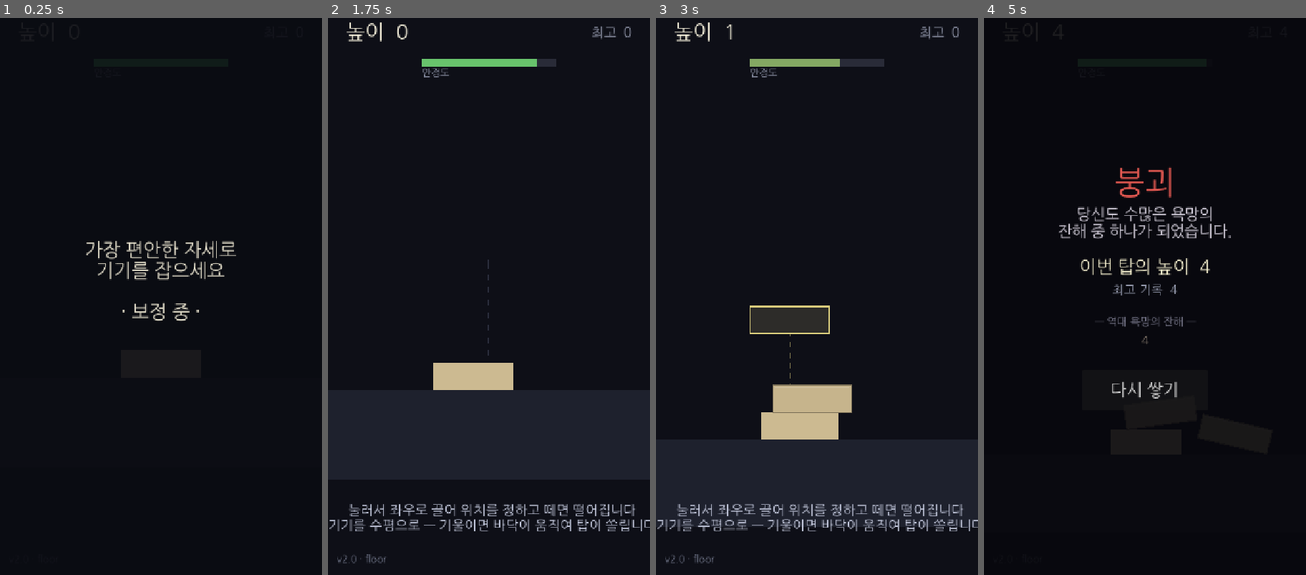
Above: before the commit, frames 1-4 (left to right).
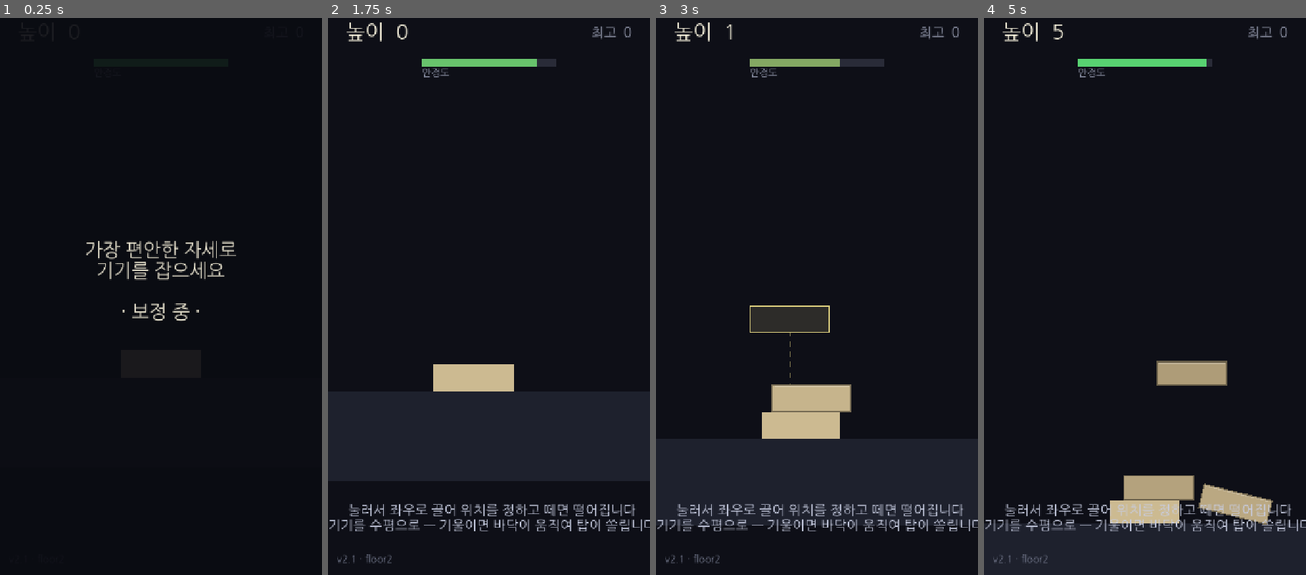
Above: after the commit, the same moments.

Repository: jungrok5/babel-tower
Game: Godot game, scene res://scenes/Main.tscn
Two runs of this game, one before a commit and one after it. Both use one fixed random seed, a clock stepped at 60 frames per second and the inputs below.
Inputs (mouse positions are in pixels of both pictures, inside the frame that each line leads up to):
- Up to frame 1 (0.25 s): no input
- Up to frame 2 (1.75 s): tap Enter at 0.5 s; move the mouse to (559, 257) at 0.52 s; click (559, 257) at 0.67 s; tap Space at 0.77, 1.25 s; drag from (424, 318) to (472, 402) at 1.27 s
- Up to frame 3 (3 s): move the mouse to (849, 162) at 2.02 s; click (849, 162) at 2.17 s; drag from (800, 402) to (720, 201) at 2.77 s
- Up to frame 4 (5 s): move the mouse to (1241, 374) at 3.52 s; click (1241, 374) at 3.67 s; tap Space at 3.77 s; drag from (1048, 201) to (1096, 146) at 4.27 s

The runs differ from the first frame. In frame 2, 0.2% of the frame differs, in the area x 7-58%, y 43-98%; in frame 3, 0.5%; in frame 4, 17%, in the area x 0-100%, y 0-100%.

Commit message:
fix(v2.1): remove sensor-driven camera shake (up/down tremble) + grippier floor
- 위아래 떨림의 진짜 원인: Motion.get_shake()에 반응하던 카메라 셰이크(화면 offset
  x·y 랜덤). 폰을 움직이면 화면 전체가 상하좌우로 흔들렸다. 붕괴 순간에만 셰이크하도록.
- 블록 마찰 0.6→1.0: 바닥을 살살 움직이면 탑이 따라오고(안 미끄러짐), 급하게
  움직여야 관성으로 무너지게.
- 테스트: x뿐 아니라 y 떨림도 측정하도록 개선.

Co-Authored-By: Claude Opus 4.8 <noreply@anthropic.com>
Claude-Session: https://claude.ai/code/session_01Jx8xk1vyhwdsC6SaQay3dQ

Diff:
--- a/scripts/block.gd
+++ b/scripts/block.gd
@@ -21,8 +21,9 @@
 	add_child(cs)
 
 	var mat := PhysicsMaterial.new()
-	# 마찰을 낮춰 기울일 때 스택이 '스르륵' 쏠려 보이게 한다(너무 높으면 뻣뻣하다 갑자기 붕괴).
-	mat.friction = 0.6
+	# 마찰을 높여 바닥을 살살 움직이면 탑이 함께 따라오고(안 미끄러짐),
+	# 급하게 움직여야 관성으로 뒤처져 무너지게 한다.
+	mat.friction = 1.0
 	mat.bounce = 0.0
 	physics_material_override = mat
 
--- a/scripts/main.gd
+++ b/scripts/main.gd
@@ -7,7 +7,7 @@
 enum State { CALIB, READY, OVER }
 
 ## 화면에 표시되는 빌드 버전 — 캐시된 옛 빌드인지 확인용. 변경 시마다 올린다.
-const GAME_VERSION := "v2.0 · floor"
+const GAME_VERSION := "v2.1 · floor2"
 
 const BASE_X := 360.0
 const GROUND_TOP_Y := 1050.0
@@ -321,11 +321,10 @@
 	var z := clampf(1.0 - float(score) * 0.03, 0.42, 1.0)
 	cam.zoom = cam.zoom.lerp(Vector2(z, z), 0.05)
 
-	# 흔들림/붕괴 카메라 셰이크
+	# 카메라 셰이크는 '붕괴 순간'에만. (예전엔 센서 움직임에 반응해 화면이 위아래로
+	# 떨렸는데 그게 위아래 떨림의 원인이었다 — 제거)
 	go_shake = maxf(0.0, go_shake - delta * 45.0)
-	var amp := Motion.get_shake() * 12.0 + go_shake
-	if state == State.CALIB:
-		amp = 0.0
+	var amp := go_shake
 	cam.offset = Vector2(randf_range(-amp, amp), randf_range(-amp, amp))
 
 
--- a/test/stack_test.gd
+++ b/test/stack_test.gd
@@ -17,12 +17,12 @@
 	await _build_to(5)
 	await _steps(300)                 # 완전 안착 대기
 	var r1 := await _measure(90)
-	print("[TEST] SMALL(5):  steady jitter=%.3f px  sleeping=%d/%d" % [r1.j, r1.s, main.blocks.size()])
+	print("[TEST] SMALL(5):  jitter x=%.3f y=%.3f px  sleeping=%d/%d" % [r1.jx, r1.jy, r1.s, main.blocks.size()])
 
 	await _build_to(25)
 	await _steps(300)
 	var r2 := await _measure(90)
-	print("[TEST] TALL(25):  steady jitter=%.3f px  sleeping=%d/%d" % [r2.j, r2.s, main.blocks.size()])
+	print("[TEST] TALL(25):  jitter x=%.3f y=%.3f px  sleeping=%d/%d" % [r2.jx, r2.jy, r2.s, main.blocks.size()])
 
 	get_tree().quit()
 
@@ -34,27 +34,30 @@
 
 
 func _measure(n: int) -> Dictionary:
+	# x·y 둘 다 측정 (위아래 떨림도 잡기 위해)
 	var lo := {}
 	var hi := {}
 	for k in range(n):
 		for idx in main.blocks.size():
 			var b = main.blocks[idx]
 			if is_instance_valid(b):
-				var x: float = b.position.x
+				var p: Vector2 = b.position
 				if not lo.has(idx):
-					lo[idx] = x
-					hi[idx] = x
-				lo[idx] = minf(lo[idx], x)
-				hi[idx] = maxf(hi[idx], x)
+					lo[idx] = p
+					hi[idx] = p
+				lo[idx] = Vector2(minf(lo[idx].x, p.x), minf(lo[idx].y, p.y))
+				hi[idx] = Vector2(maxf(hi[idx].x, p.x), maxf(hi[idx].y, p.y))
 		await get_tree().physics_frame
-	var j := 0.0
+	var jx := 0.0
+	var jy := 0.0
 	for idx in lo:
-		j = maxf(j, hi[idx] - lo[idx])
+		jx = maxf(jx, hi[idx].x - lo[idx].x)
+		jy = maxf(jy, hi[idx].y - lo[idx].y)
 	var s := 0
 	for b in main.blocks:
 		if is_instance_valid(b) and b is RigidBody2D and b.sleeping:
 			s += 1
-	return {"j": j, "s": s}
+	return {"jx": jx, "jy": jy, "s": s}
 
 
 func _steps(n: int) -> void:
